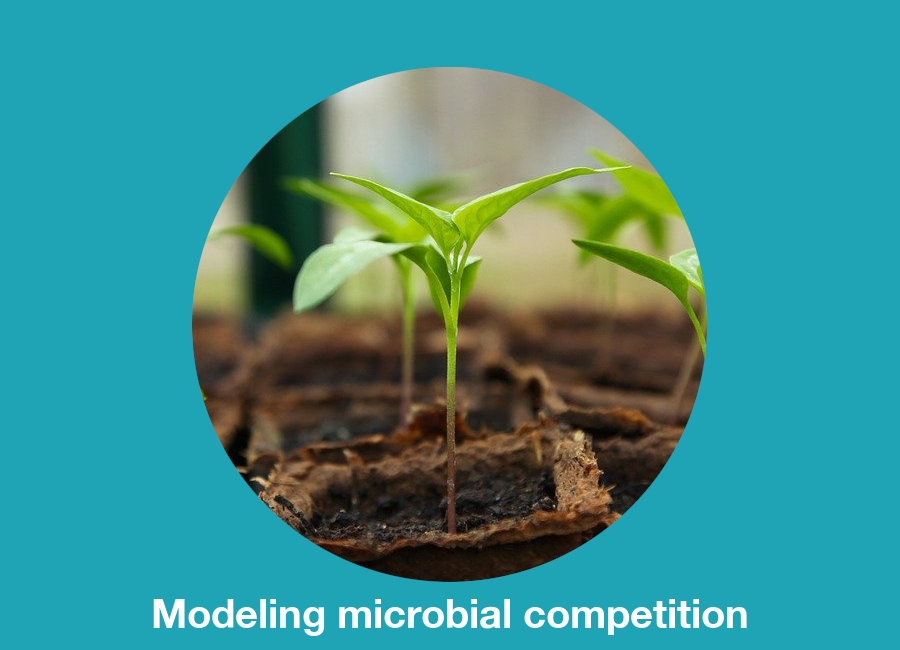
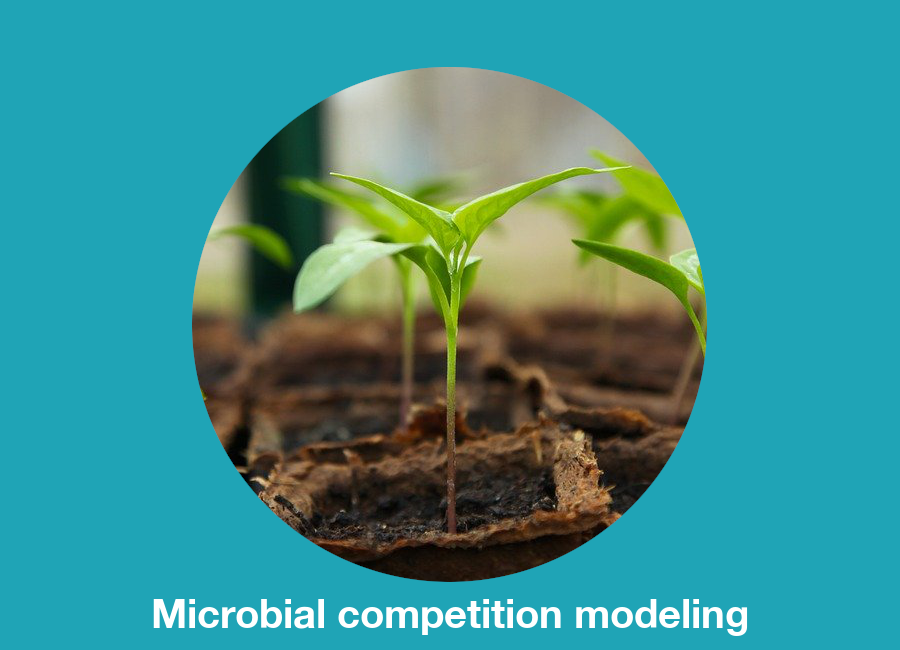
Layers edited between the first and the second 900x650 image:
renamed "Modeling microbial competition" to "Microbial competition modeling", painted on it over [188, 599, 748, 636]
